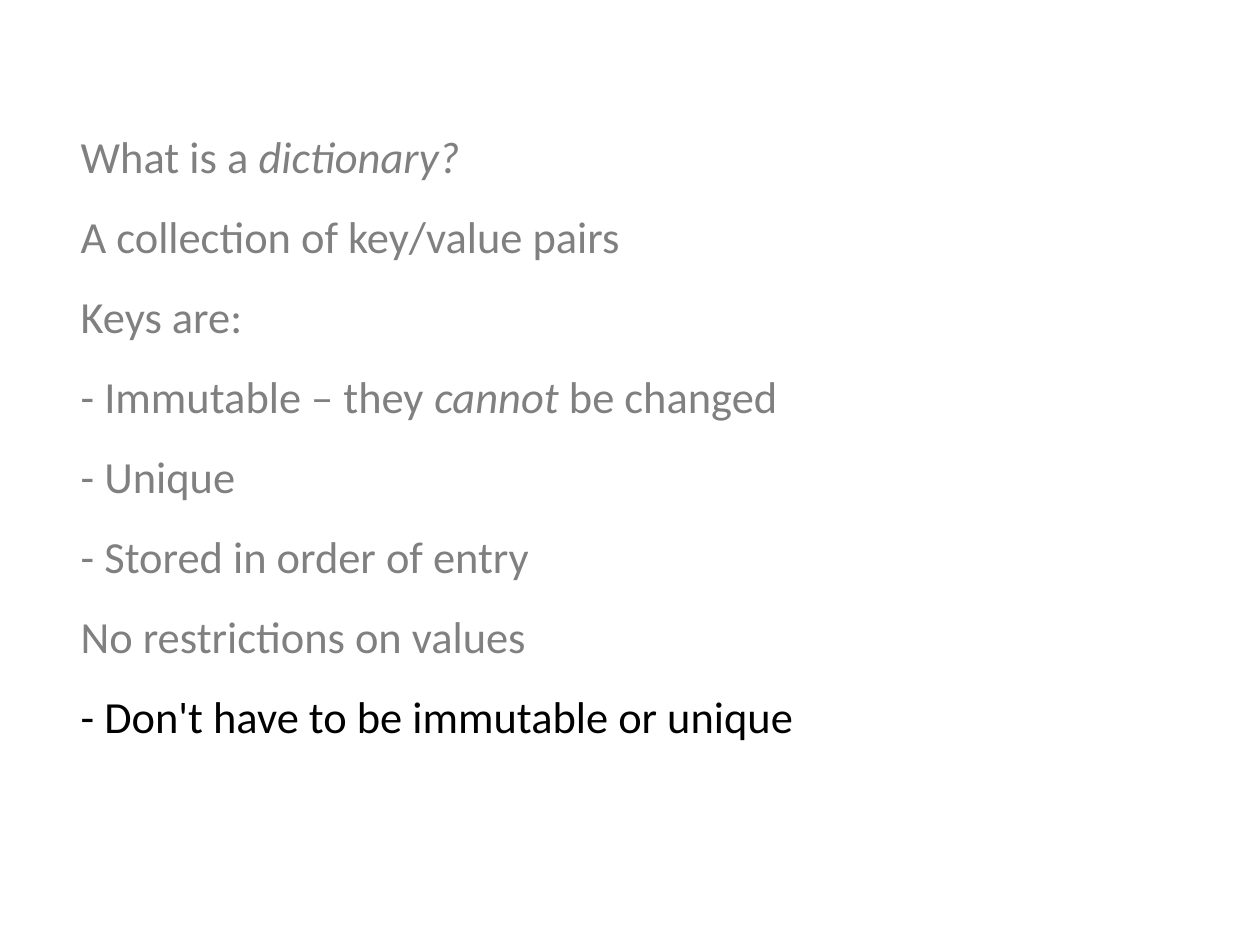
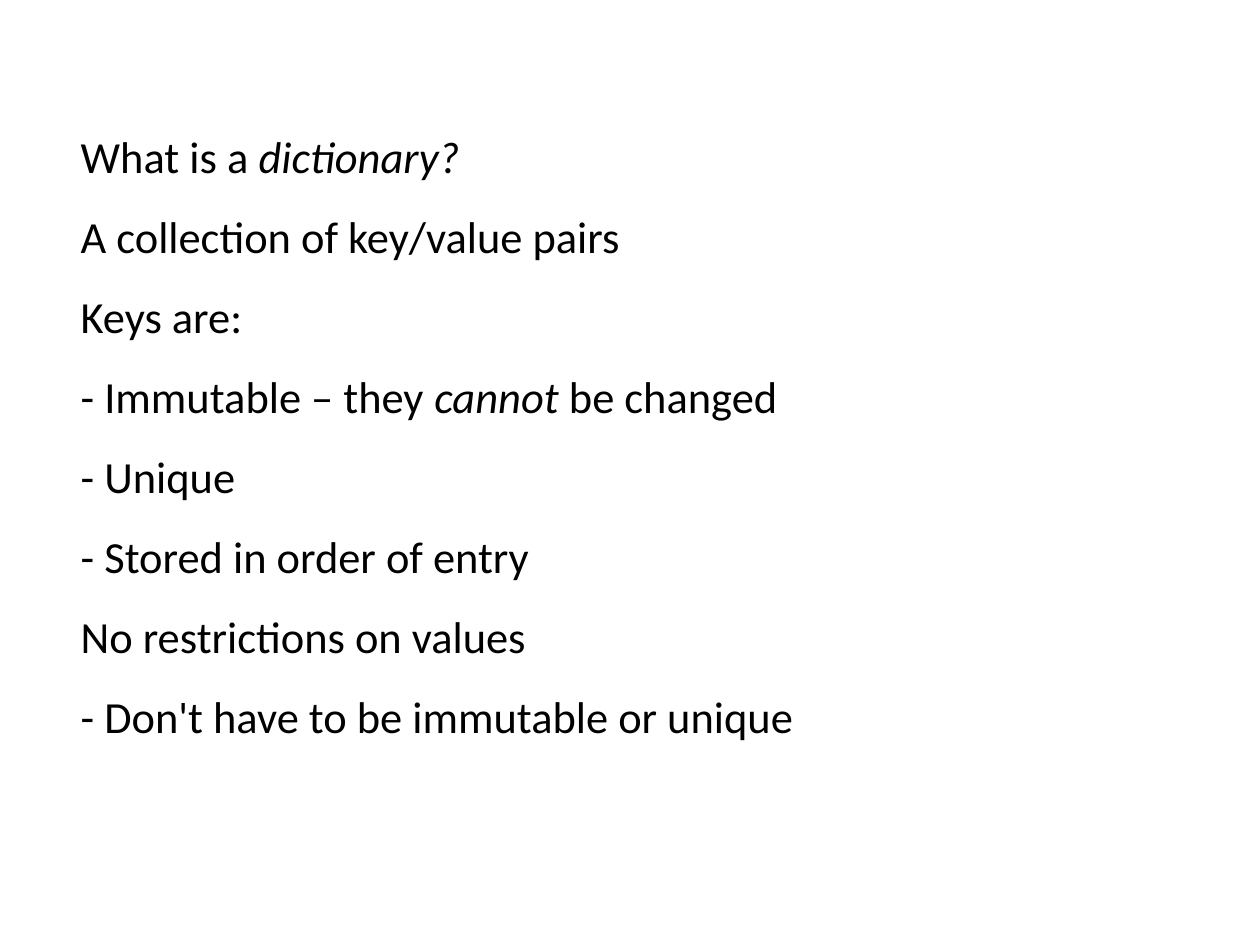
Before and after one commit to ncasuk/ncas-isc, a slide deck: slide 13 of python/presentations/learning_python/11_ceda-sets__dicts.pptx (slide 19 before the commit). Drawn at 1260x945 pixels with LibreOffice and Linux fonts; fonts in the diff are those of the drawing; background and template pictures are left out. Boxes give left, top, right and bottom in pixels: in the first picture for what was removed or moved away, otherwise in the second. Text is boxed around its words. In the diff, an @@ line names an element or a change of style, - is before the commit and + after.

```diff
--- a/python/presentations/learning_python/11_ceda-sets__dicts.pptx
+++ b/python/presentations/learning_python/11_ceda-sets__dicts.pptx
@@ text at (81, 142, 777, 654): text colour #808080 to #000000 in "What is a dictionary?", "A collection of key/value pairs", "Keys are:", "- Immutable – they cannot be changed" and 3 more places @@
```
Also in this commit, not shown: 6 other slides changed, 21 slides removed, 1 other file.
